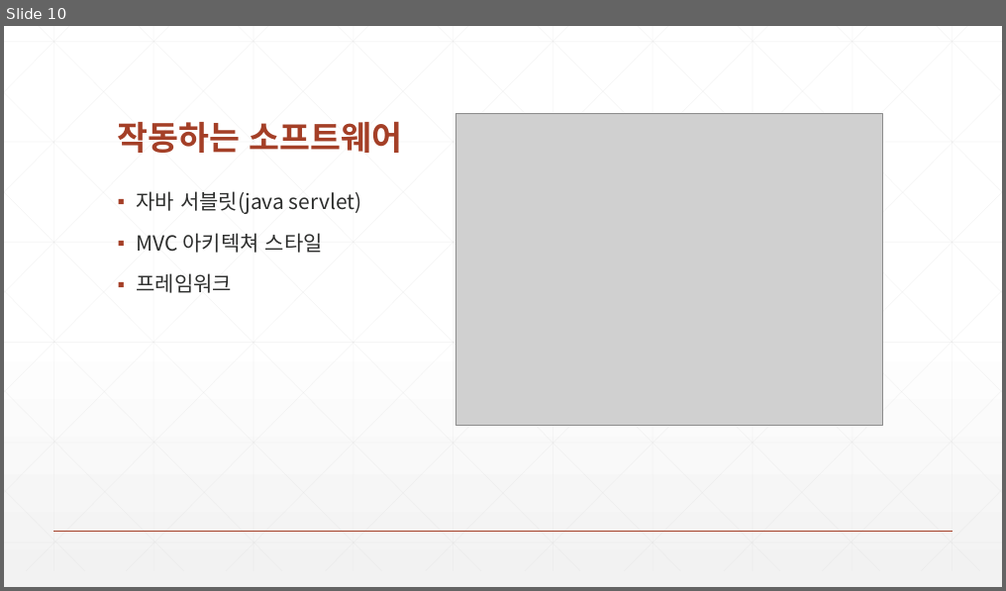
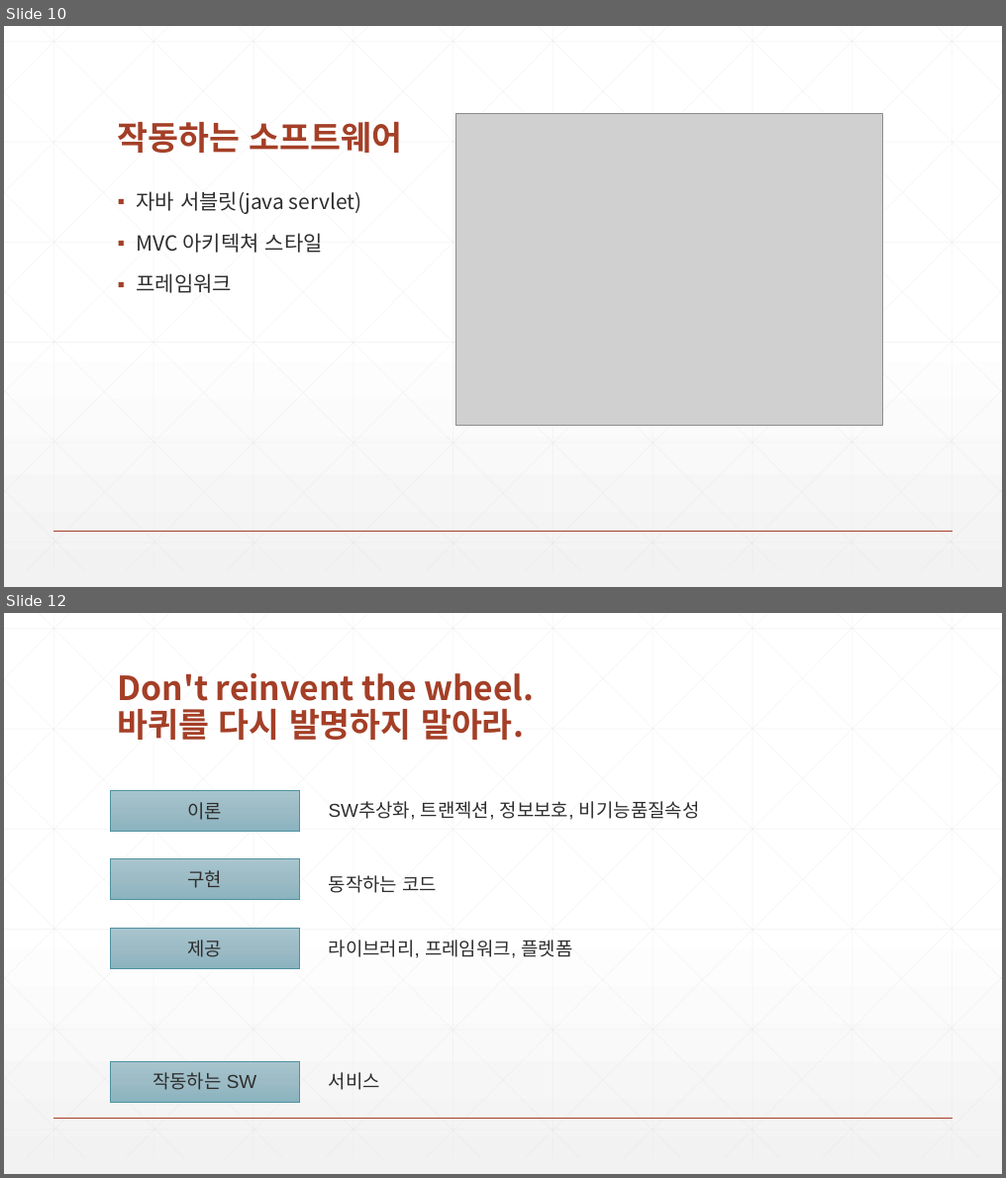
Before and after one commit to zeroshift01/code5, a slide deck: inflearn01/doc/교재.pptx. Shown one above the other, each under a label of ours: slide 10 before the commit, slides 10 and 12 after it; the slides between them are not shown. The pictures are 1006x591 and 1006x1178 pixels, drawn with LibreOffice and Linux fonts; fonts in the diff are those of the drawing; grey boxes stand for pictures. Boxes give left, top, right and bottom in pixels: in the first picture for what was removed or moved away, otherwise in the second. Text is boxed around its words. In the diff, an @@ line names an element or a change of style, - is before the commit and + after.

Commit message:
FIN

```diff
--- a/inflearn01/doc/교재.pptx
+++ b/inflearn01/doc/교재.pptx
@@ slide 12 added at box(4, 613, 1002, 1174), background gradient #FFFFFF to #F2F2F2; not listed: 47 template elements that a slide beside it also shows @@
@@ title added at box(118, 672, 534, 740), 32 pt, text #A43F27, bold @@
+Don't reinvent the wheel.
+바퀴를 다시 발명하지 말아라.
@@ rectangle added at box(110, 790, 300, 831), fill gradient #A9C6CF to #9CBCC6 to #8AB4C0, outline #4F91A1 0.5 pt, 18 pt, text #2D2E2D @@
+이론
@@ text added at box(329, 801, 700, 820), 18 pt, text #2D2E2D @@
+SW추상화, 트랜젝션, 정보보호, 비기능품질속성
@@ rectangle added at box(110, 860, 300, 900), fill gradient #A9C6CF to #9CBCC6 to #8AB4C0, outline #4F91A1 0.5 pt, 18 pt, text #2D2E2D @@
+구현
@@ text added at box(329, 875, 437, 893), 18 pt, text #2D2E2D @@
+동작하는 코드
@@ rectangle added at box(110, 929, 300, 969), fill gradient #A9C6CF to #9CBCC6 to #8AB4C0, outline #4F91A1 0.5 pt, 18 pt, text #2D2E2D @@
+제공
@@ text added at box(329, 940, 573, 959), 18 pt, text #2D2E2D @@
+라이브러리, 프레임워크, 플렛폼
@@ rectangle added at box(110, 1061, 300, 1102), fill gradient #A9C6CF to #9CBCC6 to #8AB4C0, outline #4F91A1 0.5 pt, 18 pt, text #2D2E2D @@
+작동하는 SW
@@ text added at box(329, 1072, 380, 1090), 18 pt, text #2D2E2D @@
+서비스
```
Also in this commit, not shown: 2 other slides added.
